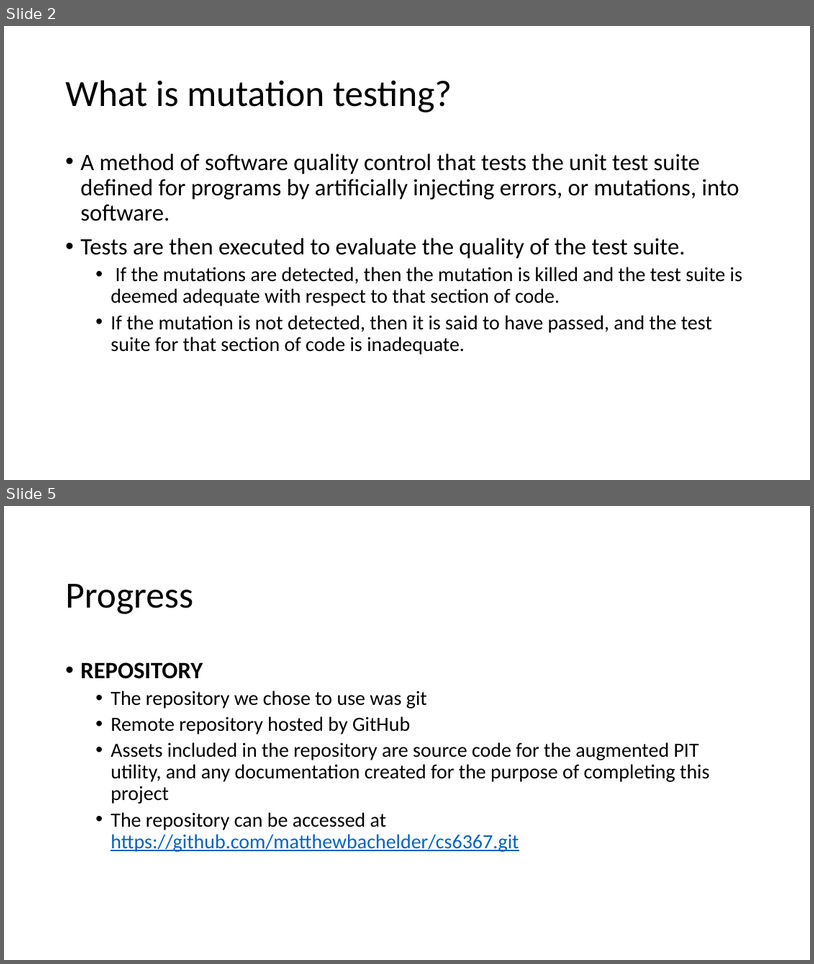
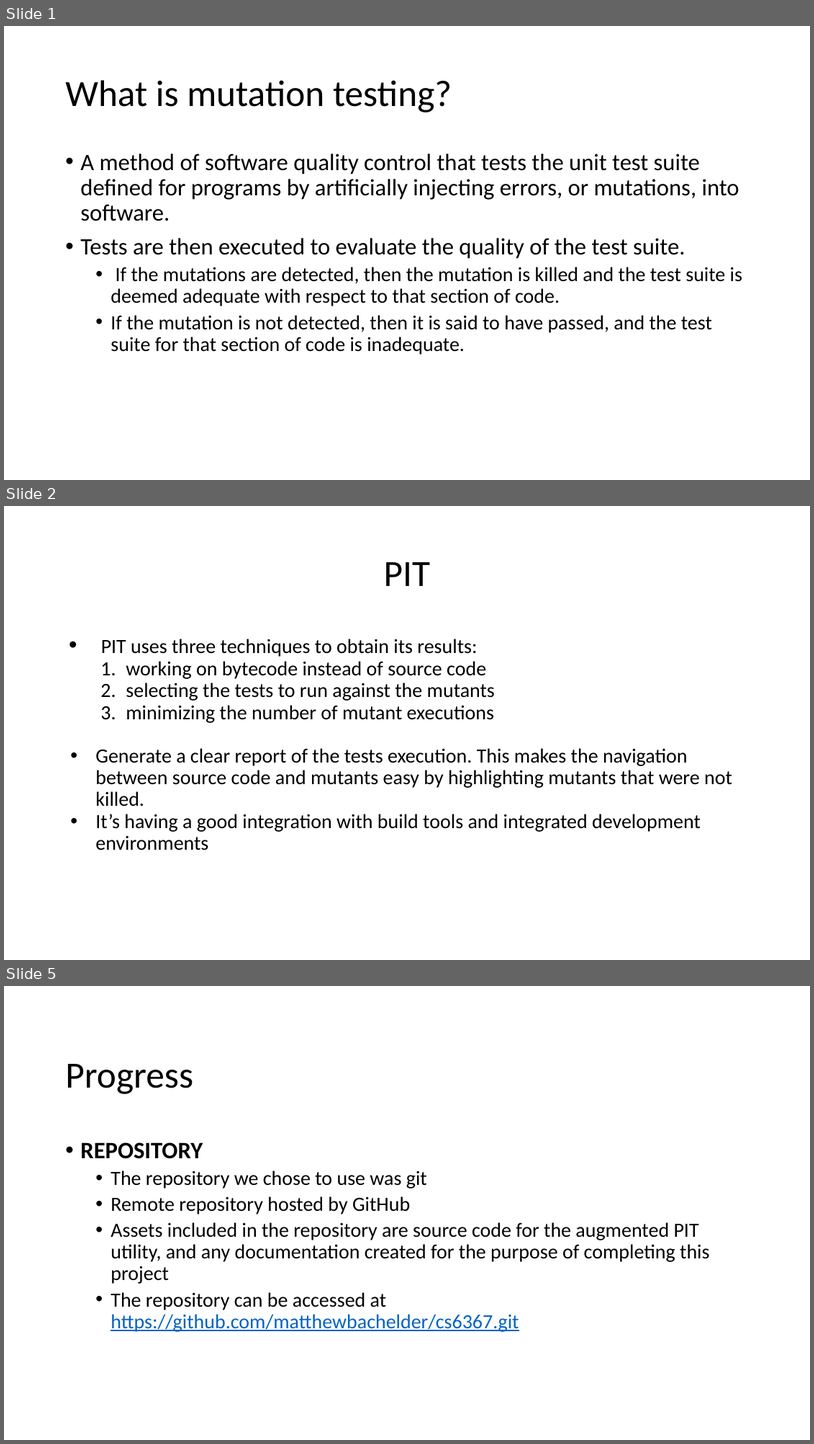
Before and after one commit to matthewbachelder/cs6367, a slide deck: Midterm_Presentation.pptx. Shown one above the other, each under a label of ours: slides 2 and 5 before the commit, slides 1, 2 and 5 after it; the slides between them are not shown. The pictures are 814x964 and 814x1444 pixels, drawn with LibreOffice and Linux fonts; fonts in the diff are those of the drawing. Boxes give left, top, right and bottom in pixels: in the first picture for what was removed or moved away, otherwise in the second. Text is boxed around its words. In the diff, an @@ line names an element or a change of style, - is before the commit and + after.

```diff
--- a/Midterm_Presentation.pptx
+++ b/Midterm_Presentation.pptx
@@ slide 2 added at [4,506,810,960], background #FFFFFF @@
@@ title added at [384,562,430,586], 44 pt, text #000000 @@
+PIT
@@ text added at [95,638,733,850], 24 pt, text #000000 @@
+• PIT uses three techniques to obtain its results:
+1. working on bytecode instead of source code
+2. selecting the tests to run against the mutants
+3. minimizing the number of mutant executions
+• Generate a clear report of the tests execution. This makes the navigation between source code and mutants easy by highlighting mutants that were not killed.
+• It’s having a good integration with build tools and integrated development environments
@@ what was slide 2 is now slide 1 @@
```
Also in this commit, not shown: 4 slides changed.
